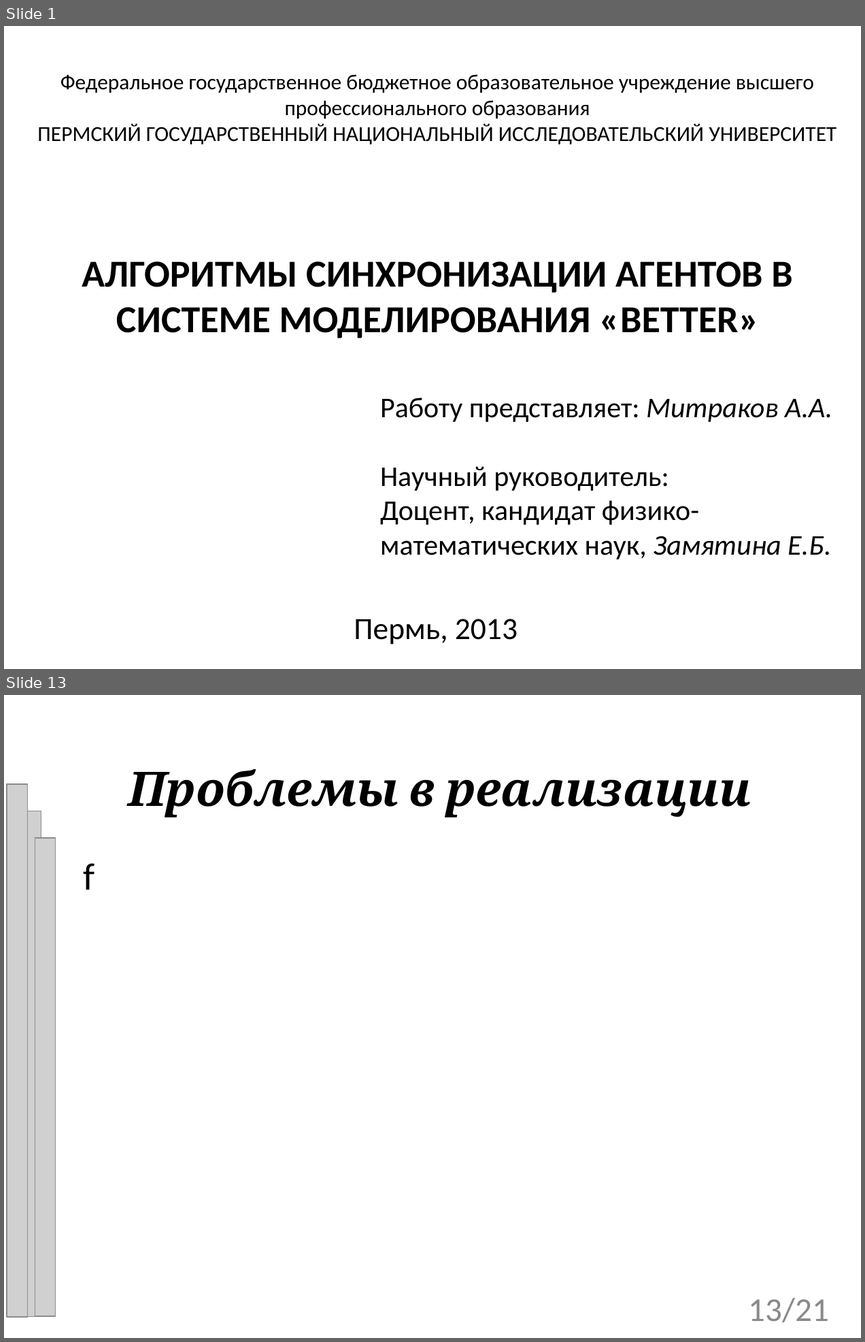
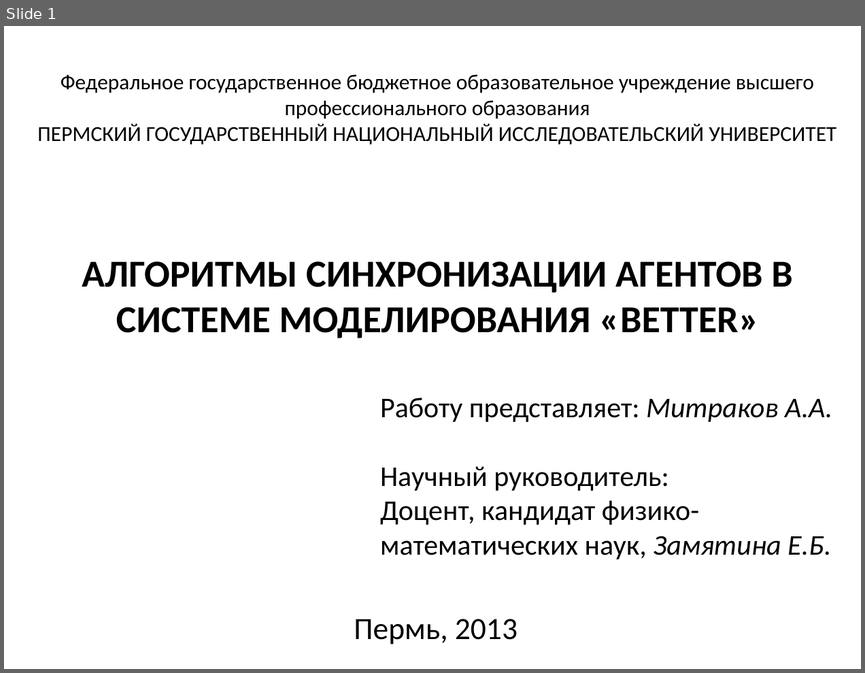
Before and after one commit to tom-trix/SynchAlgorithms, a slide deck: text/Mitrakov.ppt. Shown one above the other, each under a label of ours: slides 1 and 13 before the commit, slide 1 after it; the slides between them are not shown. The pictures are 865x1342 and 865x673 pixels, drawn with LibreOffice and Linux fonts; fonts in the diff are those of the drawing; grey boxes stand for pictures; background and template pictures are left out. Boxes give left, top, right and bottom in pixels: in the first picture for what was removed or moved away, otherwise in the second. Text is boxed around its words. In the diff, an @@ line names an element or a change of style, - is before the commit and + after.

```diff
--- a/text/Mitrakov.ppt
+++ b/text/Mitrakov.ppt
@@ slide 13 removed at [4,695,861,1338], background picture (left out) @@
@@ title removed at [128,769,751,817] @@
-Проблемы в реализации
@@ picture removed at [7,784,27,1317] @@
@@ picture removed at [20,811,41,1317] @@
@@ picture removed at [35,838,56,1317] @@
@@ subtitle removed at [84,863,95,889] @@
-f
@@ page number removed at [749,1297,829,1322] @@
-13/21
```
Also in this commit, not shown: 17 slides changed, 6 slides added, 2 other slides removed.
